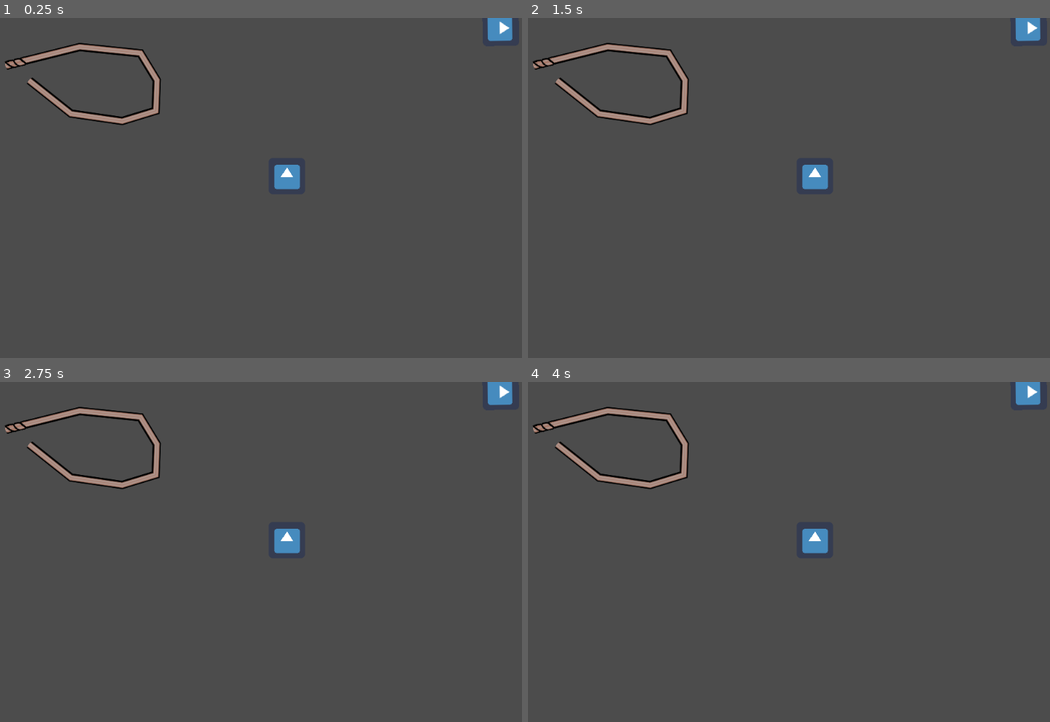
Above: before the commit, frames 1-4 (two rows, left to right).
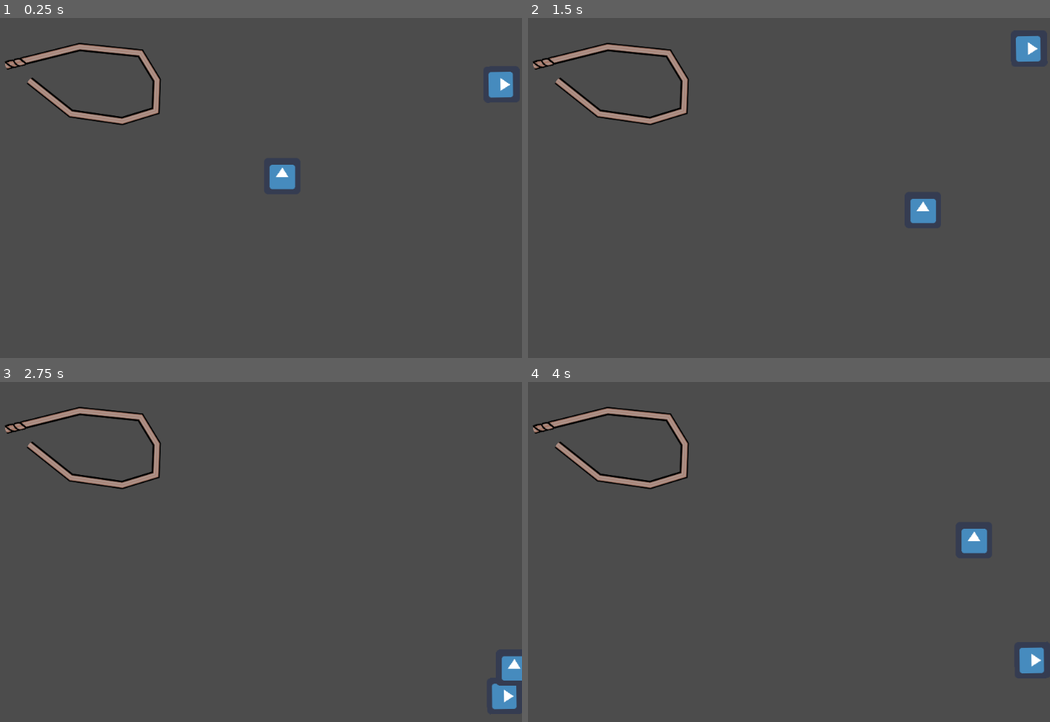
Above: after the commit, the same moments.

Repository: CrushLite/realGMTK2021
Game: Godot game, scene res://Scenes/Stage.tscn
The game is run twice, just before and just after one commit, with the same random seed, the same clock (stepped at 60 frames per second) and the same inputs. The engine's default icon, where the game draws it, is replaced by a stand-in: a white triangle on a blue panel in a dark square.
Inputs (mouse positions are in pixels of both pictures, inside the frame that each line leads up to):
- Up to frame 1 (0.25 s): no input
- Up to frame 2 (1.5 s): tap Enter (ui_accept) at 0.5, 0.77, 1.07 s; move the mouse to (888, 171) at 0.52 s; hold Right (move_right) 0.53-1.28 s; hold Space (throw_rope) 0.53-1.28 s; click (888, 171) at 0.67 s; tap X (pull_rope, bound only after the commit) at 0.8, 1.35 s; move the mouse to (642, 205) at 1.27 s; hold Down (move_down) from 1.28 s (still down); click (642, 205) at 1.42 s
- Up to frame 3 (2.75 s): tap Enter (ui_accept) at 1.52, 1.55, 1.82, 2.1 s; move the mouse to (287, 477) at 2.02 s; release Down (move_down) at 2.03 s; hold Right (move_right) from 2.03 s (still down); hold Space (throw_rope) from 2.03 s (still down); click (287, 477) at 2.17 s
- Up to frame 4 (4 s): move the mouse to (731, 620) at 2.77 s; release Right (move_right) at 2.78 s; release Space (throw_rope) at 2.78 s; hold Up (move_up) 2.78-3.53 s; tap Space (throw_rope) at 2.85 s; click (731, 620) at 2.92 s; tap Enter (ui_accept) at 3.02, 3.32, 3.77, 3.8 s; tap X (pull_rope, bound only after the commit) at 3.05 s; move the mouse to (935, 603) at 3.52 s; hold Left (move_left) from 3.53 s (still down); hold X (pull_rope, bound only after the commit) from 3.53 s (still down); click (935, 603) at 3.67 s

The runs differ from the first frame. In frame 1, 0.9% of the frame differs, in the area x 51-99%, y 0-51%; in frame 2, 1.3%; in frame 3, 1.3%; in frame 4, 1.4%, in the area x 52-99%, y 0-86%.
Error before the commit: Parse Error: Can't preload resource at path: res://Rope.tscn (res://Scripts/Player.gd:14)

Commit message:
Still broken rope physics

Diff:
--- a/src/Scenes/Stage.tscn
+++ b/src/Scenes/Stage.tscn
@@ -29,12 +29,6 @@
 [node name="platform" parent="Platforms" instance=ExtResource( 1 )]
 position = Vector2( 585.296, 254.416 )
 
-[node name="DampedSpringJoint2D" type="DampedSpringJoint2D" parent="Platforms/platform"]
-node_a = NodePath("..")
-node_b = NodePath("../../platform2")
-length = 161.0
-rest_length = 150.0
-
 [node name="platform2" parent="Platforms" instance=ExtResource( 1 )]
 position = Vector2( 579.714, 413.956 )
 initial_speed = 0
@@ -51,6 +45,7 @@
 texture = ExtResource( 7 )
 
 [node name="SpawnTimer" type="Timer" parent="PlatformSpawner"]
+wait_time = 3.0
 autostart = true
 
 [node name="SpawnedPlatforms" type="Node2D" parent="PlatformSpawner"]
--- a/src/Scenes/platform.tscn
+++ b/src/Scenes/platform.tscn
@@ -7,7 +7,7 @@
 ]]
 gravity_scale = 0.0
 script = ExtResource( 1 )
-initial_speed = 100
+initial_speed = 20
 offset = 0.9
 acceleration = Vector2( -15, 0 )
 
--- a/src/Scripts/MouseFollower.gd
+++ b/src/Scripts/MouseFollower.gd
@@ -1,23 +1,4 @@
 extends Area2D
 
-
-# Declare member variables here. Examples:
-# var a = 2
-# var b = "text"
-
-
-# Called when the node enters the scene tree for the first time.
-func _ready():
-	pass # Replace with function body.
-
-
-# Called every frame. 'delta' is the elapsed time since the previous frame.
 func _process(delta):
 	position = get_global_mouse_position()
-
-
-signal platform_changed(new_platform)
-func _on_MouseFollower_body_entered(body):
-	if body.is_in_group("platforms"):
-		emit_signal("platform_changed", body)
-	pass # Replace with function body.
--- a/src/Scripts/PlatformSpawner.gd
+++ b/src/Scripts/PlatformSpawner.gd
@@ -1,7 +1,7 @@
 extends Path2D
 
 export var speed = 400
-onready var platform_tscn = preload("res://platform.tscn")
+onready var platform_tscn = preload("res://Scenes/platform.tscn")
 
 func _physics_process(delta):
 	$PathFollow2D.offset += speed * delta
--- a/src/Scripts/Player.gd
+++ b/src/Scripts/Player.gd
@@ -10,8 +10,9 @@
 var platforms = []
 
 var target_platform : RigidBody2D
+var last_thrown_rope_path = null
 
-onready var rope_tscn = preload("res://Rope.tscn")
+onready var rope_base_tscn = preload("res://Testing/rope_anchor_base.tscn")
 
 
 
@@ -22,7 +23,8 @@
 	if major_platform:
 		motion += major_platform.linear_velocity
 	else:
-		print("we dead")
+#		print("we dead")
+		pass
 
 	var axis = get_input_axis()
 	motion += axis * MAX_SPEED
@@ -31,20 +33,38 @@
 	position += motion * delta
 
 func _input(event):
-	if Input.is_action_just_pressed("throw_rope") and target_platform:
-		print("Throw rope")
-		# See if we miss!
-		# get the platform under the mouse
+	if last_thrown_rope_path:
+		var last_rope = get_node_or_null(last_thrown_rope_path)
+		if Input.is_action_just_pressed("pull_rope") and last_rope:
+			last_rope.pull(60)
+			pass
 
 
+
+	var base_platform = get_major_platform()
+	if Input.is_action_just_pressed("throw_rope") and target_platform \
+		and base_platform:
+
+		print("Throw rope")
 		# spawn a rope object
-		var rope : Rope = rope_tscn.instance()
-		# set the start platform and end platform
-		rope.source_platform = get_major_platform()
-		rope.target_platform = target_platform
-		# set the offsets for each platform
-		rope.source_offset = position
-		# add child
+		var rope_base = rope_base_tscn.instance()
+		# move the rope_base to the player and reparent it to the platform
+		rope_base.position = Vector2()#global_position - base_platform.global_position
+		base_platform.add_child(rope_base)
+		# spawn the target object
+		var target = Position2D.new()
+		#move the target to the target position and reparent it to the target platform
+		target.position = $Node/MouseFollower.global_position - target_platform.global_position
+		target_platform.add_child(target)
+
+		# assign the target
+		rope_base.anchor_target_path = target.get_path()
+
+		#remember that this is the rope we are pulling
+		last_thrown_rope_path = rope_base.get_path()
+
+		# Initialize the ropes length
+		rope_base.init()
 
 func get_major_platform():
 	if platforms.size() > 0:
@@ -54,13 +74,13 @@
 
 func _on_body_entered(body):
 	if body.is_in_group("platforms"):
-		print("body entered")
+#		print("body entered")
 		platforms.append(body)
 	pass # Replace with function body.
 
 func _on_body_exited(body):
 	if body.is_in_group("platforms"):
-		print("body exited")
+#		print("body exited")
 		platforms.erase(body)
 	pass # Replace with function body.
 
@@ -68,14 +88,14 @@
 func _on_MouseFollower_body_entered(body):
 	if body.is_in_group("platforms"):
 		target_platform = body
-		print("target changed")
+#		print("target changed")
 
 
 func _on_MouseFollower_body_exited(body):
 	if body.is_in_group("platforms"):
 		if body == target_platform:
 			target_platform = null
-			print("target lost")
+#			print("target lost")
 
 
 
--- /dev/null
+++ b/src/Testing/TestingJoints.tscn
@@ -0,0 +1,32 @@
+[gd_scene format=2]
+
+[node name="TestingJoints" type="Node2D"]
+
+[node name="body1" type="RigidBody2D" parent="."]
+position = Vector2( 382.756, 145.818 )
+gravity_scale = 5.0
+
+[node name="CollisionPolygon2D" type="CollisionPolygon2D" parent="body1"]
+position = Vector2( -167.678, -118.921 )
+polygon = PoolVector2Array( 54.9926, 60.7714, 271.428, 22.7168, 330.889, 191.584, 39.5329, 204.665 )
+
+[node name="PinJoint2D" type="PinJoint2D" parent="body1"]
+node_a = NodePath("..")
+node_b = NodePath("../../body2")
+
+[node name="body2" type="RigidBody2D" parent="."]
+position = Vector2( 651.025, 130.103 )
+gravity_scale = 5.0
+
+[node name="CollisionPolygon2D" type="CollisionPolygon2D" parent="body2"]
+position = Vector2( -167.678, -118.921 )
+polygon = PoolVector2Array( 54.9926, 60.7714, 271.428, 22.7168, 330.889, 191.584, 39.5329, 204.665 )
+
+[node name="body3" type="RigidBody2D" parent="."]
+position = Vector2( 388.369, 577.966 )
+rotation = -2.00071
+mode = 1
+
+[node name="CollisionPolygon2D" type="CollisionPolygon2D" parent="body3"]
+position = Vector2( -167.678, -118.921 )
+polygon = PoolVector2Array( 54.9926, 60.7714, 271.428, 22.7168, 330.889, 191.584, 39.5329, 204.665 )
--- /dev/null
+++ b/src/Testing/TestingJoints2.gd
@@ -0,0 +1,67 @@
+extends Node2D
+
+onready var platform_tscn = preload("res://Scenes/platform.tscn")
+onready var rope_tscn = preload("res://Testing/rope_anchor_base.tscn")
+
+var last_platforms = []
+var ropes = []
+
+func _ready():
+	$platform/rope_anchor_base.init()
+	ropes.append($platform/rope_anchor_base)
+	pass
+#
+func _physics_process(delta):
+	pass
+##	print($platform/rope.rotation)
+#
+#	if Input.is_action_just_pressed("ui_accept"):
+##		var curlen = $platform/rope_anchor_base/rope.rest_length
+##		$platform/rope_anchor_base/rope.rest_length -= 60
+#		$platform/rope_anchor_base.pull(60)
+#		$platform/rope_anchor_base/rope.rest_length = max(curlen-60, 0.01)
+
+#		print($platform/rope_anchor_base/rope.rest_length)
+
+func _input(event):
+	if event is InputEventMouseButton and event.is_pressed():
+#		$platform2.position = get_global_mouse_position()
+		$platform2.add_torque(1000)
+
+		return
+		pass # spawn a platform under the mouse
+		var plat = platform_tscn.instance()
+		plat.acceleration = Vector2.ZERO
+		plat.initial_speed = 0
+
+		plat.position = get_global_mouse_position()
+		plat.rotate(randi() % 6)
+		add_child(plat)
+		last_platforms.append(plat)
+
+	if event.is_action_pressed("throw_rope") and last_platforms.size() > 1:
+		# create an anchor on the last two platforms
+		var rope_base = rope_tscn.instance()
+		rope_base.position = Vector2(40,40) #get_global_mouse_position() - last_platforms[0].global_position
+		last_platforms[0].add_child(rope_base)
+
+		# spawn the target object
+		var target = Position2D.new()
+		#move the target to the target position and reparent it to the target platform
+		target.position = get_global_mouse_position() - last_platforms[1].global_position # Vector2() # just put it in the center of the plat
+		last_platforms[1].add_child(target)
+
+		# assign the target
+		rope_base.anchor_target_path = target.get_path()
+
+		rope_base.init()
+
+		print("%s,   %s vs %s" % [target.position, target.global_position, get_global_mouse_position()])
+		ropes.append(rope_base)
+
+
+	if event.is_action_pressed("pull_rope"):
+		#pull
+		for rope in ropes:
+			print(rope.rotation)
+			rope.pull(60)
--- /dev/null
+++ b/src/Testing/TestingJoints2.tscn
@@ -0,0 +1,24 @@
+[gd_scene load_steps=4 format=2]
+
+[ext_resource path="res://Testing/TestingJoints2.gd" type="Script" id=1]
+[ext_resource path="res://Scenes/platform.tscn" type="PackedScene" id=2]
+[ext_resource path="res://Testing/rope_anchor_base.tscn" type="PackedScene" id=3]
+
+[node name="TestingJoints2" type="Node2D"]
+script = ExtResource( 1 )
+
+[node name="platform" parent="." instance=ExtResource( 2 )]
+position = Vector2( 266.361, 131.773 )
+rotation = -0.487232
+initial_speed = 0
+acceleration = Vector2( 0, 0 )
+
+[node name="rope_anchor_base" parent="platform" instance=ExtResource( 3 )]
+
+[node name="platform2" parent="." instance=ExtResource( 2 )]
+position = Vector2( 358.744, 379.318 )
+initial_speed = 0
+acceleration = Vector2( 0, 0 )
+
+[node name="rope_anchor_target" type="Position2D" parent="platform2"]
+position = Vector2( -25.6935, -27.1332 )
--- /dev/null
+++ b/src/Testing/rope_anchor_base.gd
@@ -0,0 +1,34 @@
+extends Position2D
+
+# sets the length of the spring based on the distance
+#  to the other anchor
+
+export(NodePath) var anchor_target_path
+
+func init():
+	var anchor_target : Position2D = get_node(anchor_target_path)
+	print("finding anchor target: ", anchor_target)
+	$rope.length = global_position.distance_to(anchor_target.global_position)
+	$rope.rest_length = $rope.length
+#	$rope.rest_length = global_position.distance_to(anchor_target.global_position)
+	print("New Length: ", $rope.length)
+	$rope.node_a = get_parent().get_path()
+	$rope.node_b = anchor_target.get_parent().get_path()
+
+
+func pull(amount):
+	print("Rope being pulled %s -> %s" % [$rope.rest_length, $rope.rest_length-amount])
+	$rope.rest_length -= amount
+	if $rope.rest_length <= 0:
+		$rope.rest_length = -1
+
+func _physics_process(delta):
+	var anchor_target = get_node_or_null(anchor_target_path)
+	if anchor_target:
+		$Line2D.points[0] = Vector2(0,0)
+		$Line2D.points[1] = anchor_target.global_position - global_position
+#		rotation = 0
+		global_rotation = 0
+#		anchor_target.global_rotation = 0
+	else:
+		queue_free() # the anchor target is dead so we are dead
--- /dev/null
+++ b/src/Testing/rope_anchor_base.tscn
@@ -0,0 +1,21 @@
+[gd_scene load_steps=3 format=2]
+
+[ext_resource path="res://Testing/rope_anchor_base.gd" type="Script" id=1]
+[ext_resource path="res://Art/icon.png" type="Texture" id=2]
+
+[node name="rope_anchor_base" type="Position2D"]
+position = Vector2( 35.1851, -26.7242 )
+script = ExtResource( 1 )
+anchor_target_path = NodePath("../../platform2/rope_anchor_target")
+
+[node name="rope" type="DampedSpringJoint2D" parent="."]
+disable_collision = false
+length = 65535.0
+stiffness = 64.0
+
+[node name="Line2D" type="Line2D" parent="."]
+points = PoolVector2Array( 0.744751, 1.59576, 44.1206, 50.195 )
+
+[node name="icon" type="Sprite" parent="."]
+scale = Vector2( 0.3, 0.3 )
+texture = ExtResource( 2 )
--- a/src/project.godot
+++ b/src/project.godot
@@ -61,6 +61,11 @@
 "events": [ Object(InputEventKey,"resource_local_to_scene":false,"resource_name":"","device":0,"alt":false,"shift":false,"control":false,"meta":false,"command":false,"pressed":false,"scancode":32,"unicode":0,"echo":false,"script":null)
  ]
 }
+pull_rope={
+"deadzone": 0.5,
+"events": [ Object(InputEventKey,"resource_local_to_scene":false,"resource_name":"","device":0,"alt":false,"shift":false,"control":false,"meta":false,"command":false,"pressed":false,"scancode":88,"unicode":0,"echo":false,"script":null)
+ ]
+}
 
 [physics]
 
